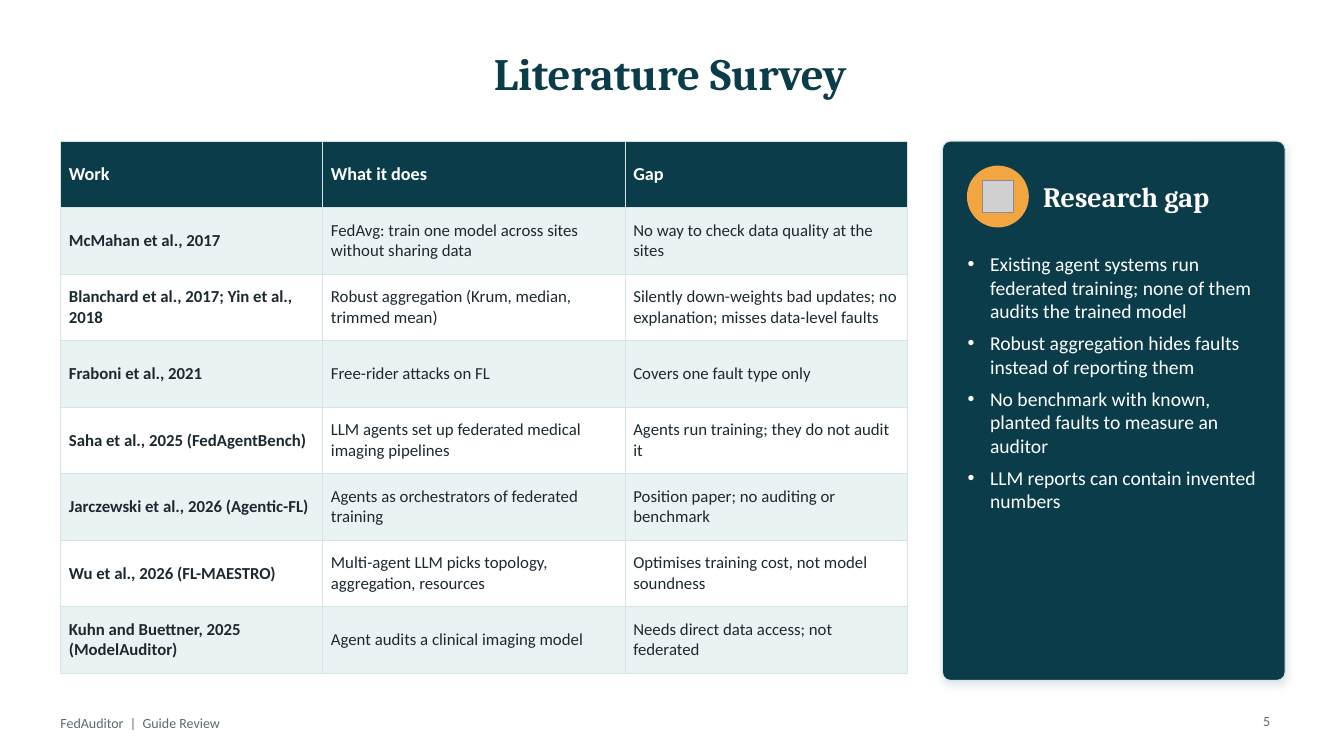
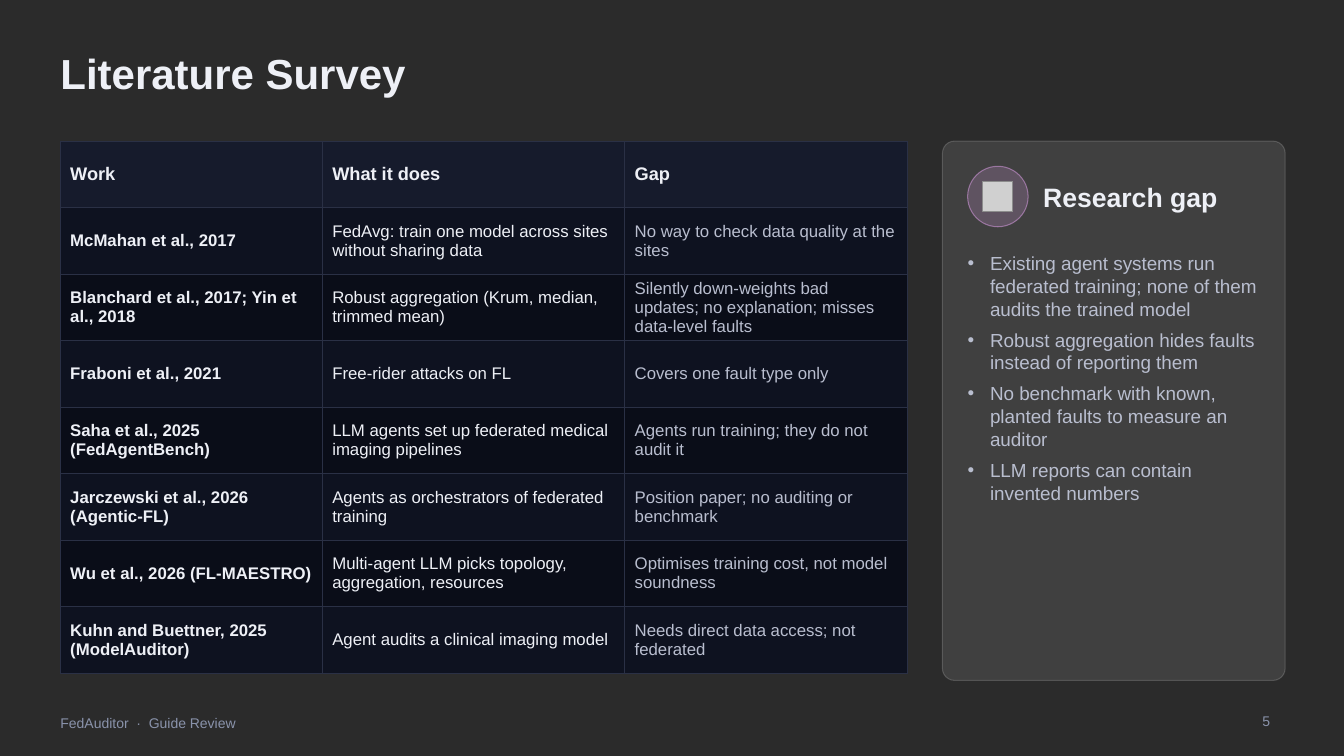
Before and after one commit to sanjayimmanuel24/Fedauditor, a slide deck: slide 5 of docs/presentation/FedAuditor_Guide_Review.pptx. Drawn at 1344x756 pixels with LibreOffice and Linux fonts; fonts in the diff are those of the drawing; grey boxes stand for pictures; background and template pictures are left out; a plain dark background stands for a picture behind light text. Boxes give left, top, right and bottom in pixels: in the first picture for what was removed or moved away, otherwise in the second. Text is boxed around its words. In the diff, an @@ line names an element or a change of style, - is before the commit and + after.

```diff
--- a/docs/presentation/FedAuditor_Guide_Review.pptx
+++ b/docs/presentation/FedAuditor_Guide_Review.pptx
@@ background #FFFFFF to picture (left out) @@
@@ title "Literature Survey" at (60, 58, 406, 97): size 32 to 30 pt, font Cambria to Arial, text colour #0B3C49 to #EEF0F6; alignment centre to left @@
@@ table at (60, 141, 907, 663) @@
@@ fill #0B3C49 to #161B2C in row 1 @@
@@ fill #EAF3F4 to #0E1220 in 12 cells @@
@@ fill #FFFFFF to #0A0D18 in 9 cells @@
@@ font Calibri to Arial @@
@@ text colour #FFFFFF to #EEF0F6 in "Work", "What it does", "Gap" @@
@@ text colour #1B2A30 to #EEF0F6 in "McMahan et al., 2017", "FedAvg: train one model across sites without ...", "Blanchard et al., 2017; Yin et al., ...", "Robust aggregation (Krum, median, trimmed mean)" and 10 more places @@
@@ text colour #1B2A30 to #B9BECF in "No way to check data quality at ...", "Silently down-weights bad updates; no explanation; misses ...", "Covers one fault type only", "Agents run training; they do not audit ..." and 3 more places @@
@@ borders changed @@
@@ rounded rectangle at (943, 141, 1286, 681): fill #0B3C49 to #FFFFFF at 10% opacity; outline #D5E4E6 0.75 pt to #FFFFFF 0.75 pt; shadow off; proportions changed @@
@@ ellipse at (968, 166, 1028, 227): fill #F2A541 to #F0ABFC at 18% opacity; outline #F2A541 1 pt to #F0ABFC 0.75 pt @@
@@ text "Research gap" at (1043, 187, 1217, 212): size 20 to 19 pt, font Cambria to Arial, text colour #FFFFFF to #EEF0F6 @@
@@ text "Existing agent systems run federated ..." at (990, 256, 1257, 500): size 14 to 13.5 pt, font Calibri to Arial, text colour #FFFFFF to #B9BECF @@
@@ text at (60, 718, 236, 728): text changed; font Calibri to Arial; text colour #5B6B70 to #8A93AB @@
-FedAuditor | Guide Review
+FedAuditor · Guide Review
@@ page number at (1262, 716, 1270, 726): font Calibri to Arial, text colour #5B6B70 to #8A93AB @@
```
Also in this commit, not shown: 11 other slides changed, 24 other files.
